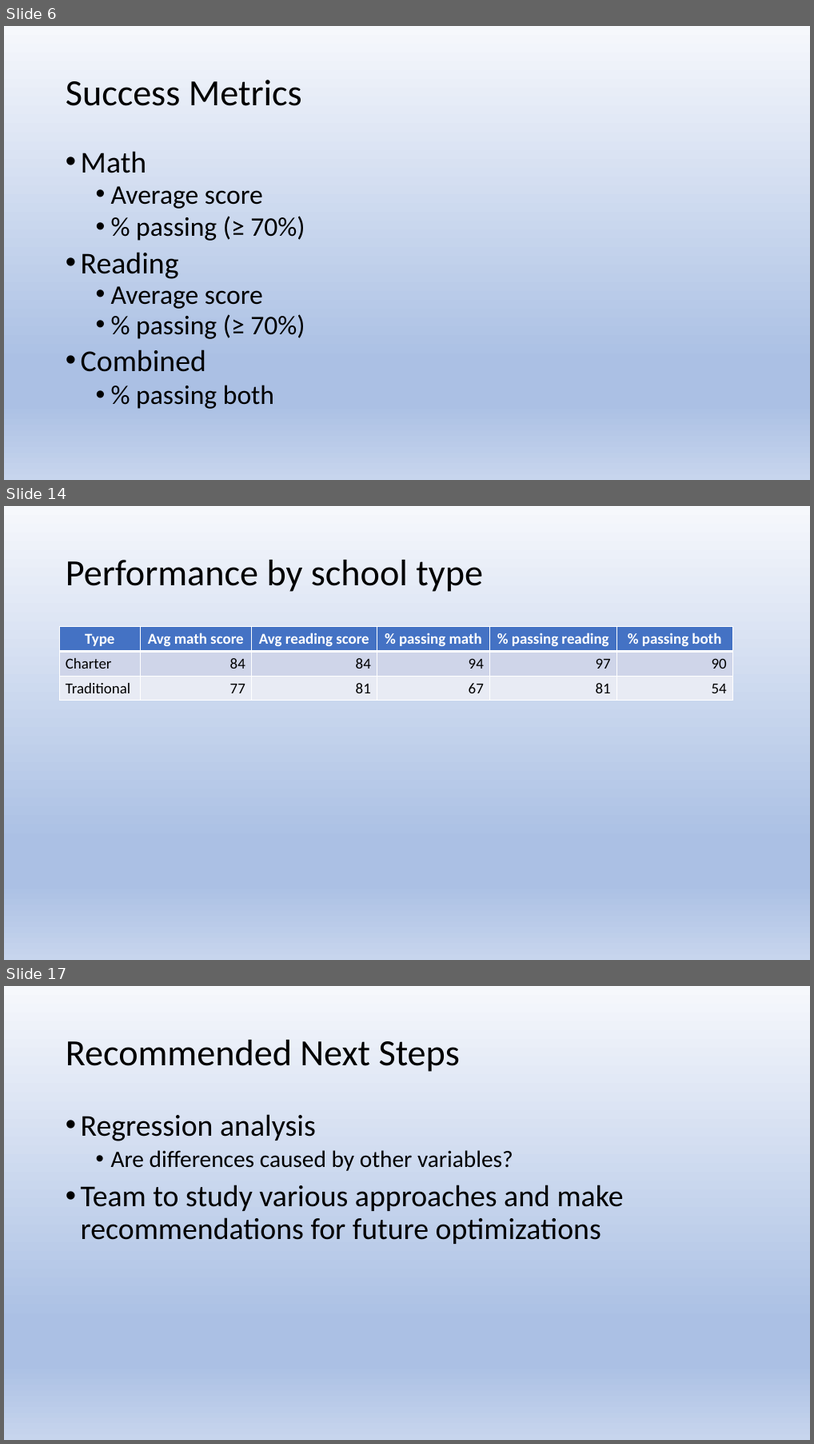
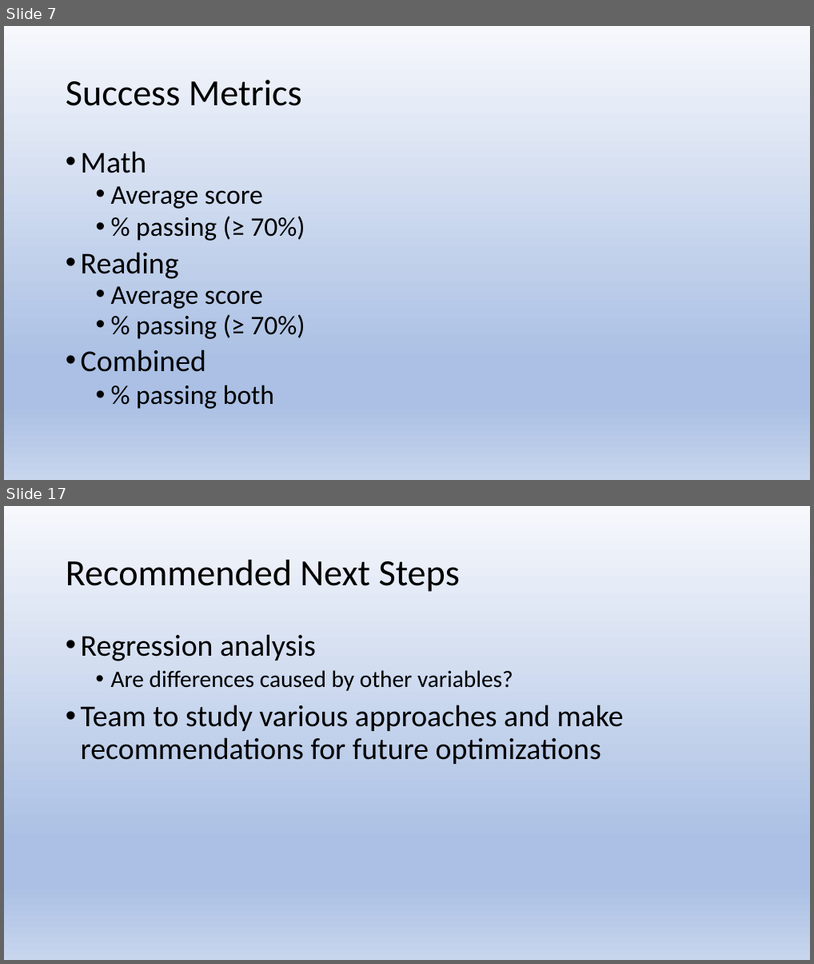
Before and after one commit to js816/tableau_school_district_analysis, a slide deck: School District Analysis.pptx. Shown one above the other, each under a label of ours: slides 6, 14 and 17 before the commit, slides 7 and 17 after it; the slides between them are not shown. The pictures are 814x1444 and 814x964 pixels, drawn with LibreOffice and Linux fonts; fonts in the diff are those of the drawing. Boxes give left, top, right and bottom in pixels: in the first picture for what was removed or moved away, otherwise in the second. Text is boxed around its words. In the diff, an @@ line names an element or a change of style, - is before the commit and + after.

```diff
--- a/School District Analysis.pptx
+++ b/School District Analysis.pptx
@@ slide 14 removed at [4, 506, 810, 960], background gradient #F6F8FC to #ABC0E4 to #C7D5ED @@
@@ title removed at [66, 560, 483, 592] @@
-Performance by school type
@@ table removed at [60, 627, 734, 700], 3 rows, 6 columns @@
-Type | Avg math score | Avg reading score | % passing math | % passing reading | % passing both
-Charter | 84 | 84 | 94 | 97 | 90
-Traditional | 77 | 81 | 67 | 81 | 54
@@ what was slide 6 is now slide 7 @@
```
Also in this commit, not shown: 13 slides changed, 1 other slide removed, 1 other file.
